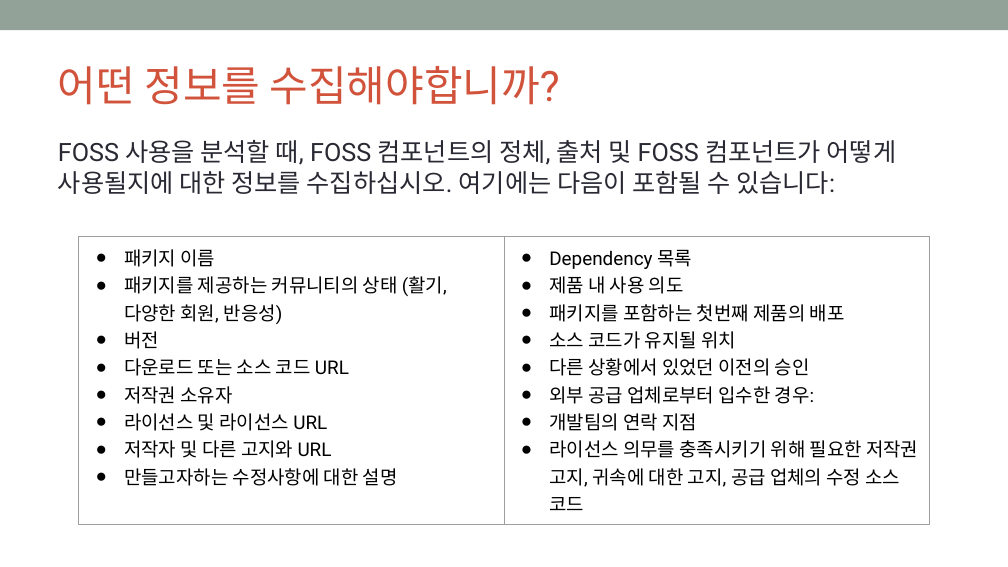
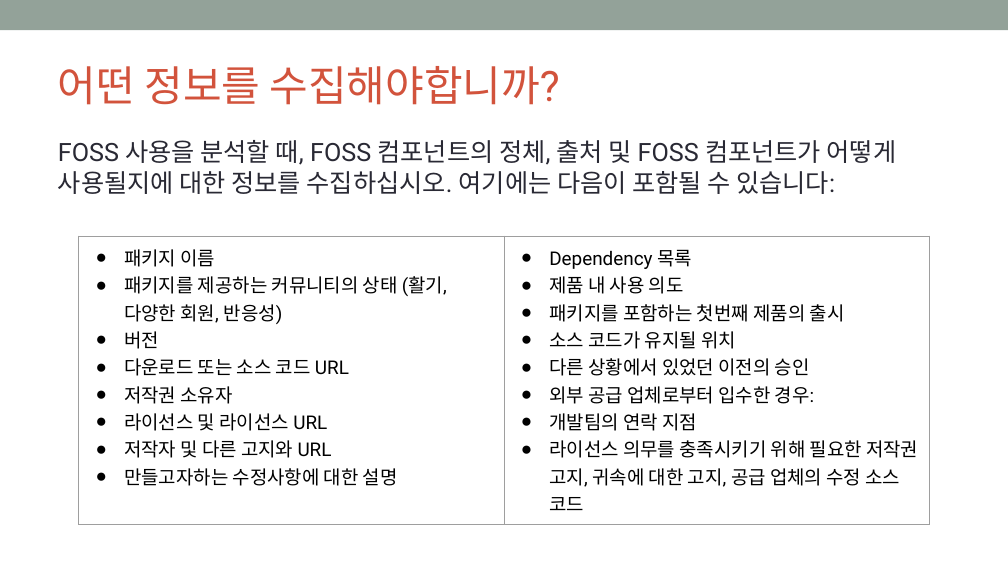
Before and after one commit to OpenChain-KWG/Curriculum-Translation-KR, a slide deck: slide 45 of target/slides/openchain-curriculum-for-1-1.pptx. Drawn at 1008x567 pixels with LibreOffice and Linux fonts; fonts in the diff are those of the drawing; background and template pictures are left out. Boxes give left, top, right and bottom in pixels: in the first picture for what was removed or moved away, otherwise in the second. Text is boxed around its words. In the diff, an @@ line names an element or a change of style, - is before the commit and + after.

```diff
--- a/target/slides/openchain-curriculum-for-1-1.pptx
+++ b/target/slides/openchain-curriculum-for-1-1.pptx
@@ table at (79, 236, 929, 546) @@
-row 1, column 2: Dependency 목록 / 제품 내 사용 의도 / 패키지를 포함하는 첫번째 제품의 배포 / 소스 코드가 유지될 위치 / 다른 상황에서 있었던 이전의 승인 / 외부 공급 업체로부터 입수한 경우: / 개발팀의 연락 지점 / 라이선스 의무를 충족시키기 위해 필요한 저작권 고지, 귀속에 대한 고지, 공급 업체의 수정 소스 코드
+row 1, column 2: Dependency 목록 / 제품 내 사용 의도 / 패키지를 포함하는 첫번째 제품의 출시 / 소스 코드가 유지될 위치 / 다른 상황에서 있었던 이전의 승인 / 외부 공급 업체로부터 입수한 경우: / 개발팀의 연락 지점 / 라이선스 의무를 충족시키기 위해 필요한 저작권 고지, 귀속에 대한 고지, 공급 업체의 수정 소스 코드
```
Also in this commit, not shown: 7 other slides changed, 7 other files.
